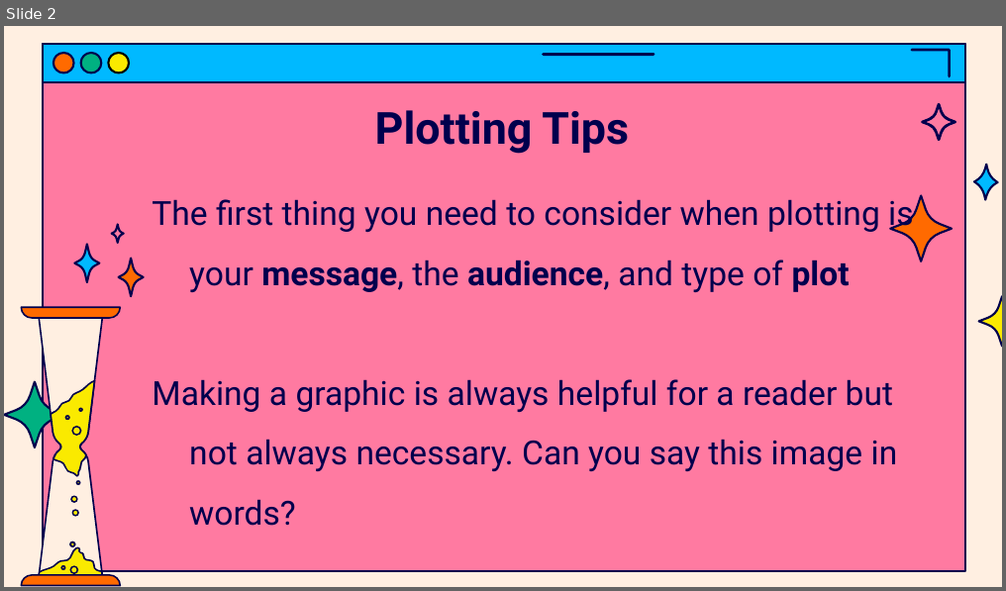
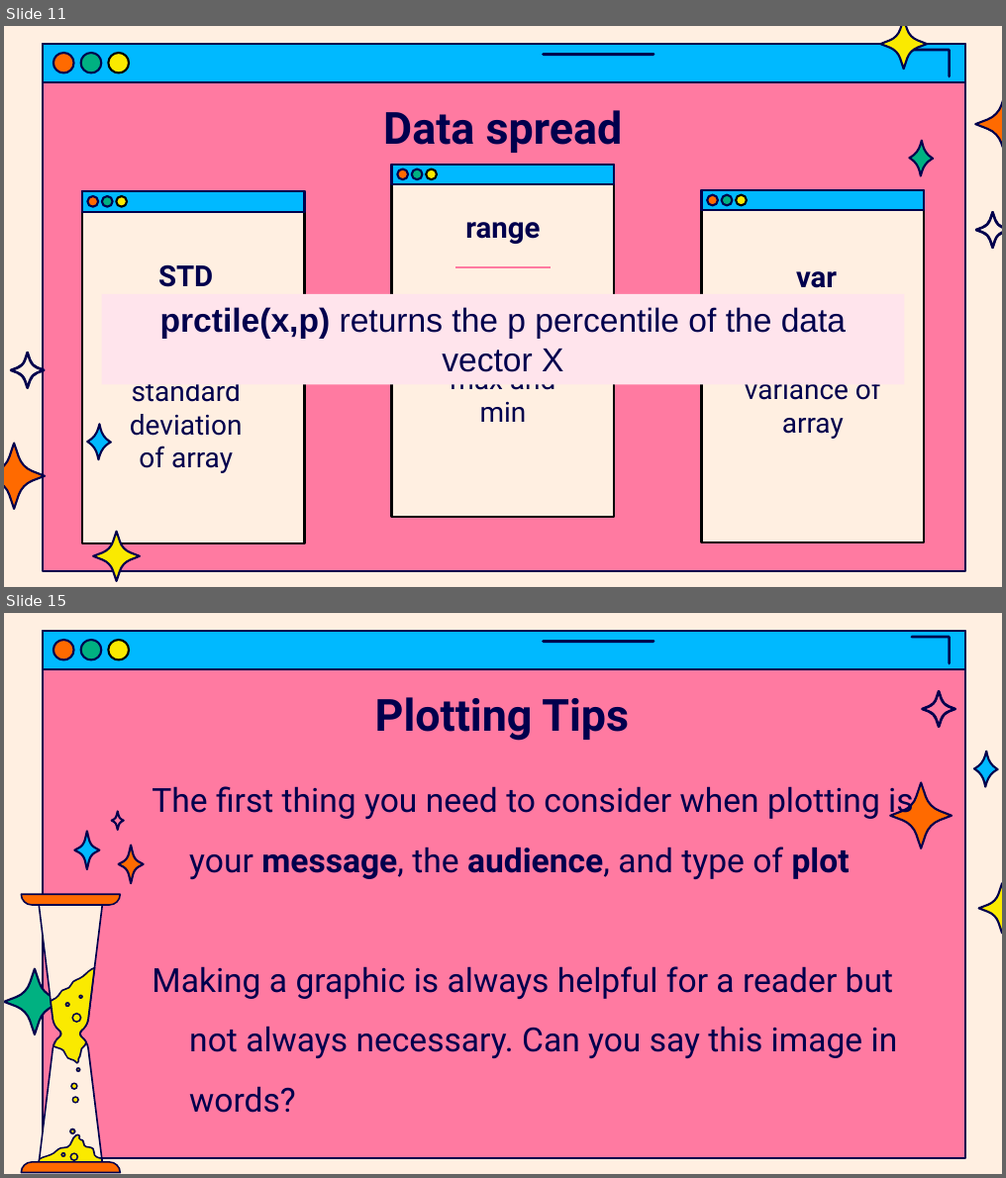
Before and after one commit to jasondsc/MATDRAB2MATFAB, a slide deck: slides/MATLAB_class_4.pptx. Shown one above the other, each under a label of ours: slide 2 before the commit, slides 11 and 15 after it; the slides between them are not shown. The pictures are 1006x591 and 1006x1178 pixels, drawn with LibreOffice and Linux fonts; fonts in the diff are those of the drawing. Boxes give left, top, right and bottom in pixels: in the first picture for what was removed or moved away, otherwise in the second. Text is boxed around its words. In the diff, an @@ line names an element or a change of style, - is before the commit and + after.

```diff
--- a/slides/MATLAB_class_4.pptx
+++ b/slides/MATLAB_class_4.pptx
@@ slide 11 added at [4,26,1002,587], background #FFEFE1; not listed: 7 template elements that a slide beside it also shows @@
@@ freeform shape added at [880,26,926,69], fill #FAEA00, outline #00004D 1.5 pt @@
@@ title added at [383,110,623,153], 32 pt, text #00004D, bold @@
+Data spread
@@ freeform shape added at [975,91,1002,157], fill #FF6A00, outline #00004D 1.5 pt @@
@@ freeform shape added at [909,141,933,176], fill #00B181, outline #00004D 1.5 pt @@
@@ group added at [391,165,614,517]: 5 freeform shapes @@
@@ group added at [82,191,304,544]: 5 freeform shapes @@
@@ group added at [702,190,924,543]: 5 freeform shapes @@
@@ title added at [465,222,540,244], 21 pt, text #00004D, bold @@
+range
@@ freeform shape added at [975,211,1002,249], fill #00004D, outline #00004D 0.75 pt @@
@@ title added at [158,265,213,287], 21 pt, text #00004D, bold @@
+STD
@@ line added from (456, 268) to (549, 268), #FF7AA1 1.5 pt @@
@@ title added at [796,272,837,288], 21 pt, text #00004D, bold @@
+var
@@ rectangle added at [102,294,904,385], fill #FFE4EC, 24 pt, text #00004D @@
+prctile(x,p) returns the p percentile of the data vector X
@@ text added at [440,307,566,422], 20 pt, text #00004D @@
+Difference between max and min
@@ freeform shape added at [10,353,44,389], fill #00004D, outline #00004D 0.75 pt @@
@@ subtitle added at [130,384,243,473], 20 pt, text #00004D @@
+Computes standard deviation of array
@@ text added at [745,384,881,439], 20 pt, text #00004D @@
+Computes variance of array
@@ freeform shape added at [87,424,111,460], fill #00B9FF, outline #00004D 1.5 pt @@
@@ freeform shape added at [4,443,44,509], fill #FF6A00, outline #00004D 1.5 pt @@
@@ freeform shape added at [93,532,139,581], fill #FAEA00, outline #00004D 1.5 pt @@
@@ what was slide 2 is now slide 15 @@
```
Also in this commit, not shown: 1 slide changed, 12 other slides added, 10 other files.
